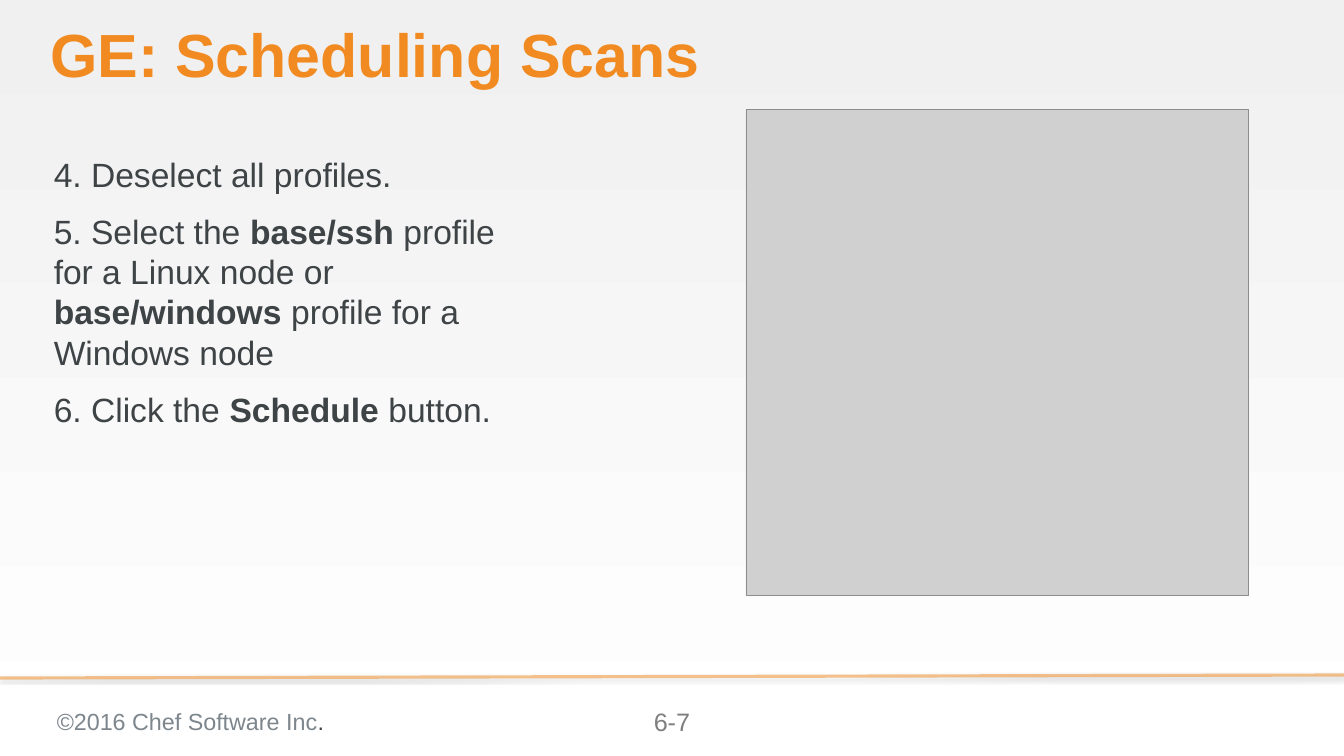
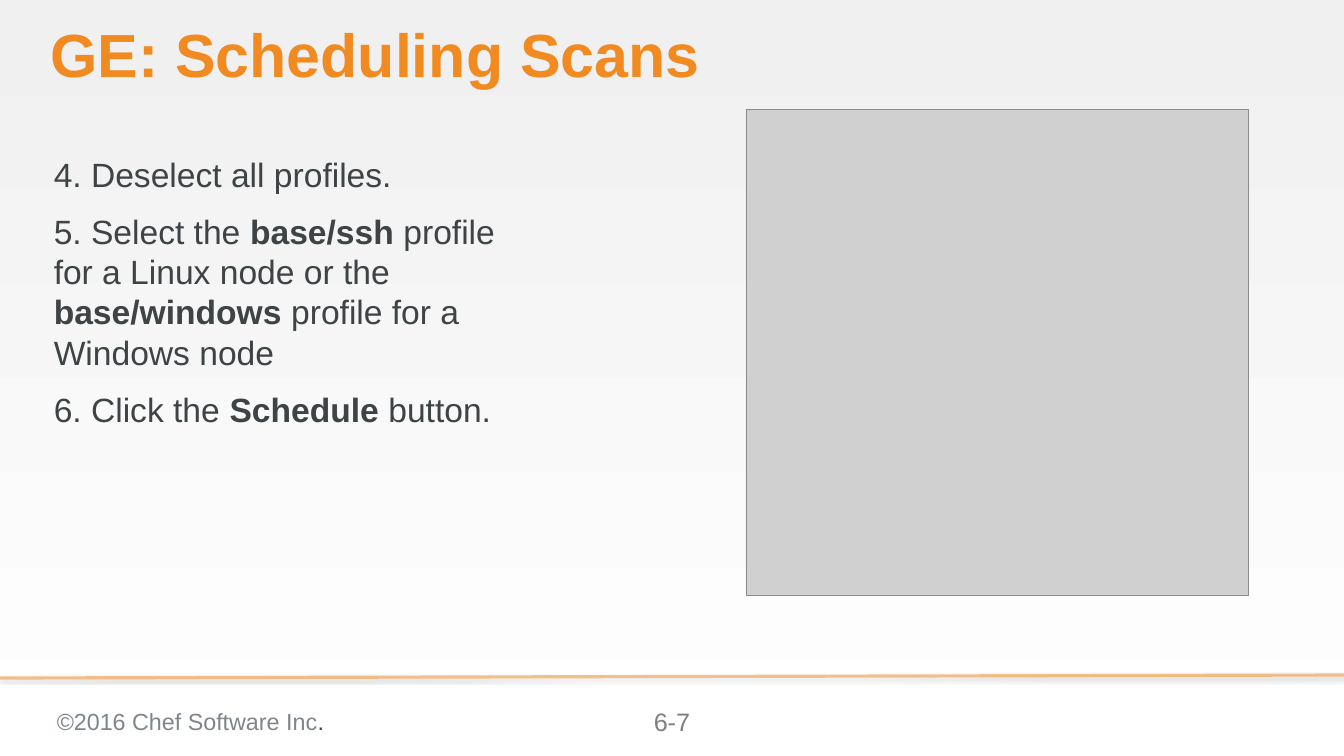
Before and after one commit to bchamby/chef-compliance-installation-configuration-operation, a slide deck: slide 7 of 06-scheduling-scans-reports.pptx. Drawn at 1344x756 pixels with LibreOffice and Linux fonts; fonts in the diff are those of the drawing; grey boxes stand for pictures; background and template pictures are left out. Boxes give left, top, right and bottom in pixels: in the first picture for what was removed or moved away, otherwise in the second. Text is boxed around its words. In the diff, an @@ line names an element or a change of style, - is before the commit and + after.

```diff
--- a/06-scheduling-scans-reports.pptx
+++ b/06-scheduling-scans-reports.pptx
@@ text at <box>54,219,494,366</box>: text changed @@
-5. Select the base/ssh profile for a Linux node or base/windows profile for a Windows node
+5. Select the base/ssh profile for a Linux node or the base/windows profile for a Windows node
```
Also in this commit, not shown: 6 other slides changed, 3 slides added, 1 slide removed.
